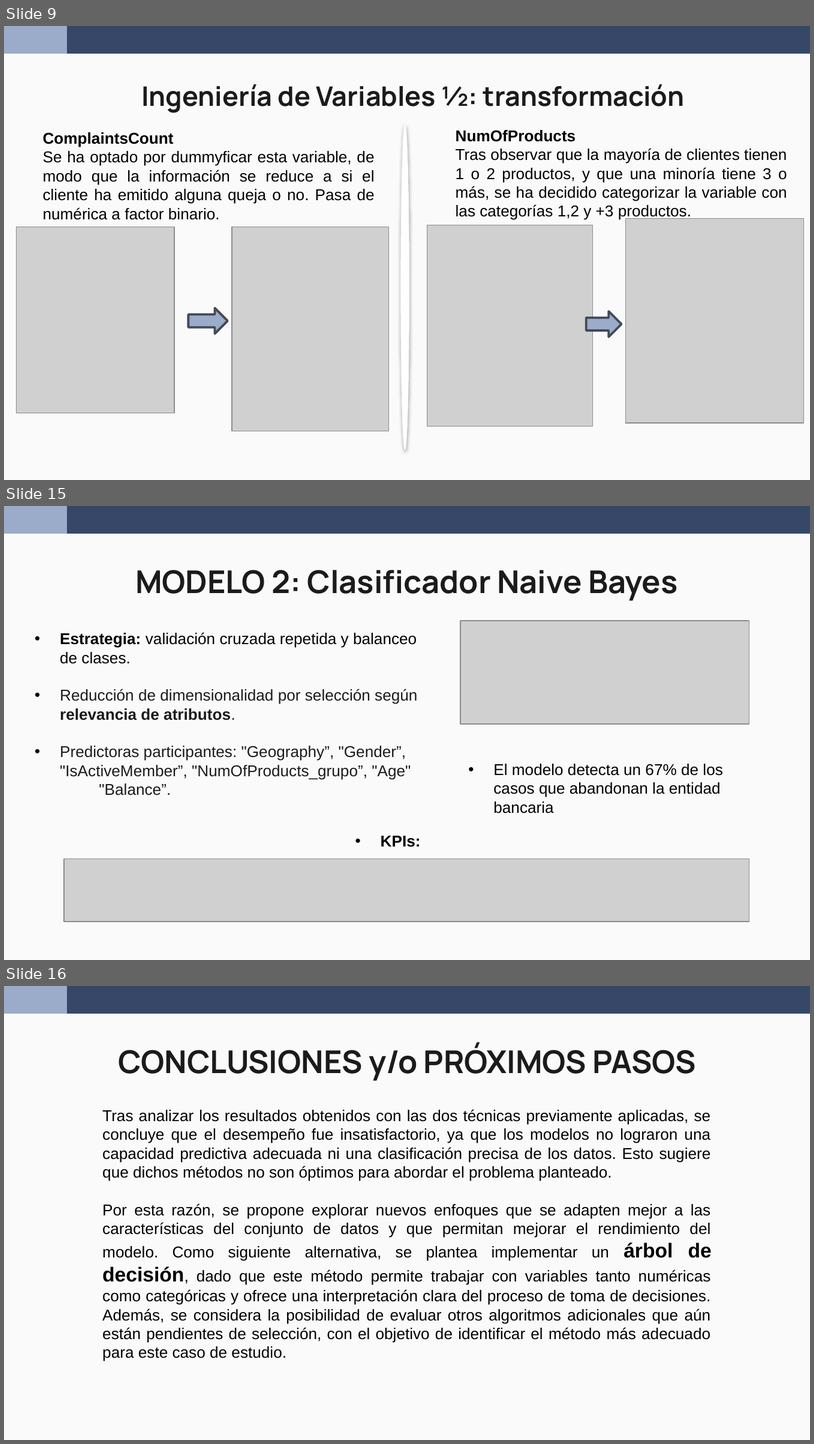
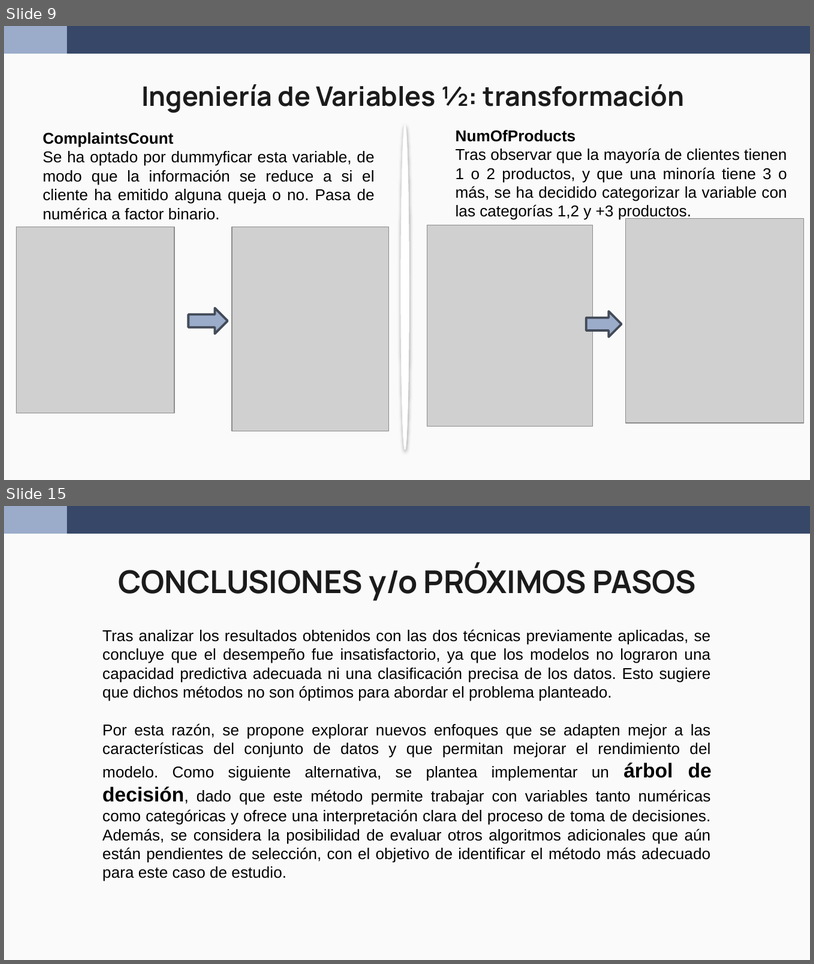
Before and after one commit to wen2111/Mineria, a slide deck: Entrega_1/00 - REPORTE/REPORTE.pptx. Shown one above the other, each under a label of ours: slides 9, 15 and 16 before the commit, slides 9 and 15 after it; the slides between them are not shown. The pictures are 814x1444 and 814x964 pixels, drawn with LibreOffice and Linux fonts; fonts in the diff are those of the drawing; grey boxes stand for pictures. Boxes give left, top, right and bottom in pixels: in the first picture for what was removed or moved away, otherwise in the second. Text is boxed around its words. In the diff, an @@ line names an element or a change of style, - is before the commit and + after.

```diff
--- a/Entrega_1/00 - REPORTE/REPORTE.pptx
+++ b/Entrega_1/00 - REPORTE/REPORTE.pptx
@@ slide 15 removed at [4,506,810,960], background #FAFAFA; not listed: 2 template elements that a slide beside it also shows @@
@@ title removed at [135,570,678,601] @@
-MODELO 2: Clasificador Naive Bayes
@@ picture removed at [461,621,749,724] @@
@@ text removed at [60,632,417,795] @@
-• Estrategia: validación cruzada repetida y balanceo de clases.
-• Reducción de dimensionalidad por selección según relevancia de atributos.
-• Predictoras participantes: "Geography”, "Gender”, "IsActiveMember”, "NumOfProducts_grupo”, "Age" "Balance”.
@@ text removed at [494,763,723,813] @@
-• El modelo detecta un 67% de los casos que abandonan la entidad bancaria
@@ text removed at [381,835,421,847] @@
-• KPIs:
@@ picture removed at [63,858,749,921] @@
@@ what was slide 16 is now slide 15 @@
```
Also in this commit, not shown: 10 slides changed, 1 slide added, 1 other slide removed, 4 other files.
